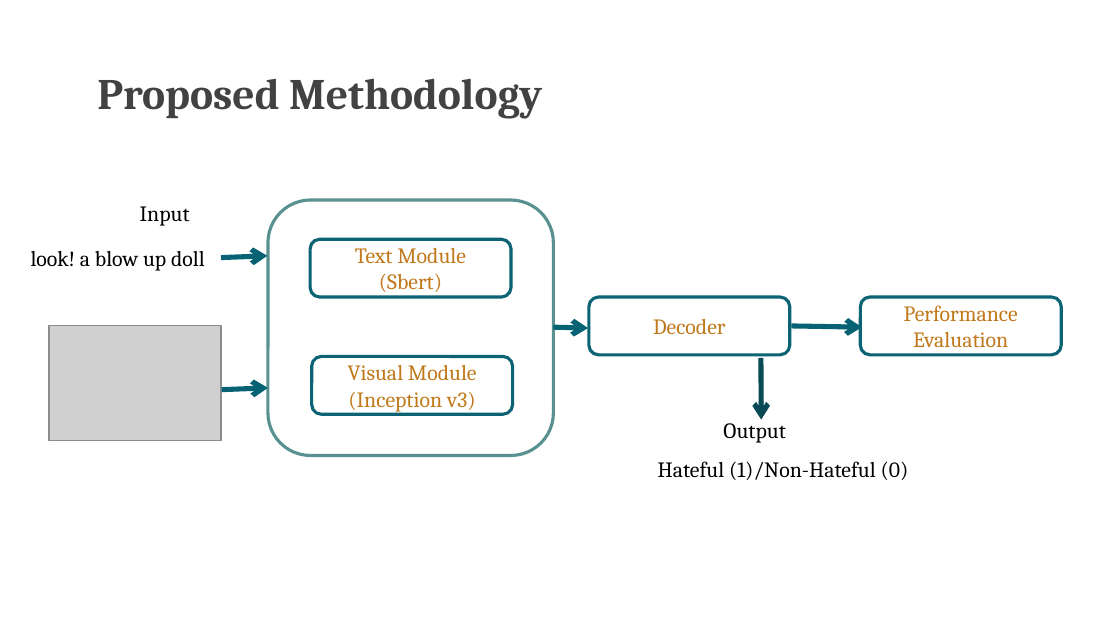
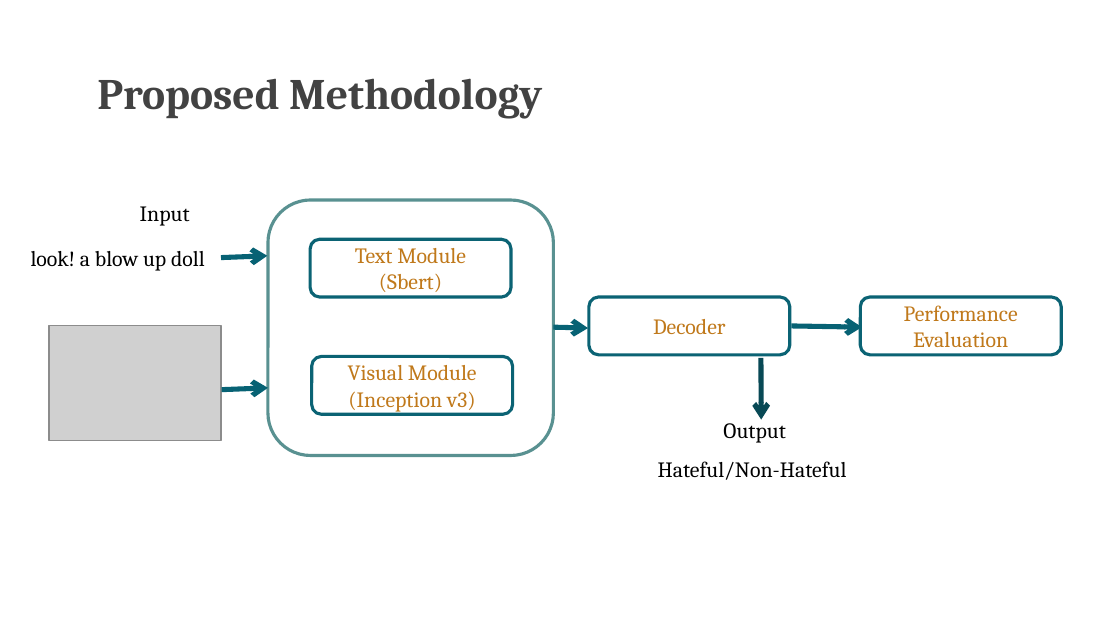
Before and after one commit to VarunBohara/Mini-Project-Documents, a slide deck: slide 11 of MINI PROJECT REVIEW.pptx. Drawn at 1120x630 pixels with LibreOffice and Linux fonts; fonts in the diff are those of the drawing; grey boxes stand for pictures. Boxes give left, top, right and bottom in pixels: in the first picture for what was removed or moved away, otherwise in the second. Text is boxed around its words. In the diff, an @@ line names an element or a change of style, - is before the commit and + after.

```diff
--- a/MINI PROJECT REVIEW.pptx
+++ b/MINI PROJECT REVIEW.pptx
@@ text at (658, 461, 847, 480): text changed @@
-Hateful (1)/Non-Hateful (0)
+Hateful/Non-Hateful
```
Also in this commit, not shown: 6 other slides changed, 2 slides added, 2 slides removed.
